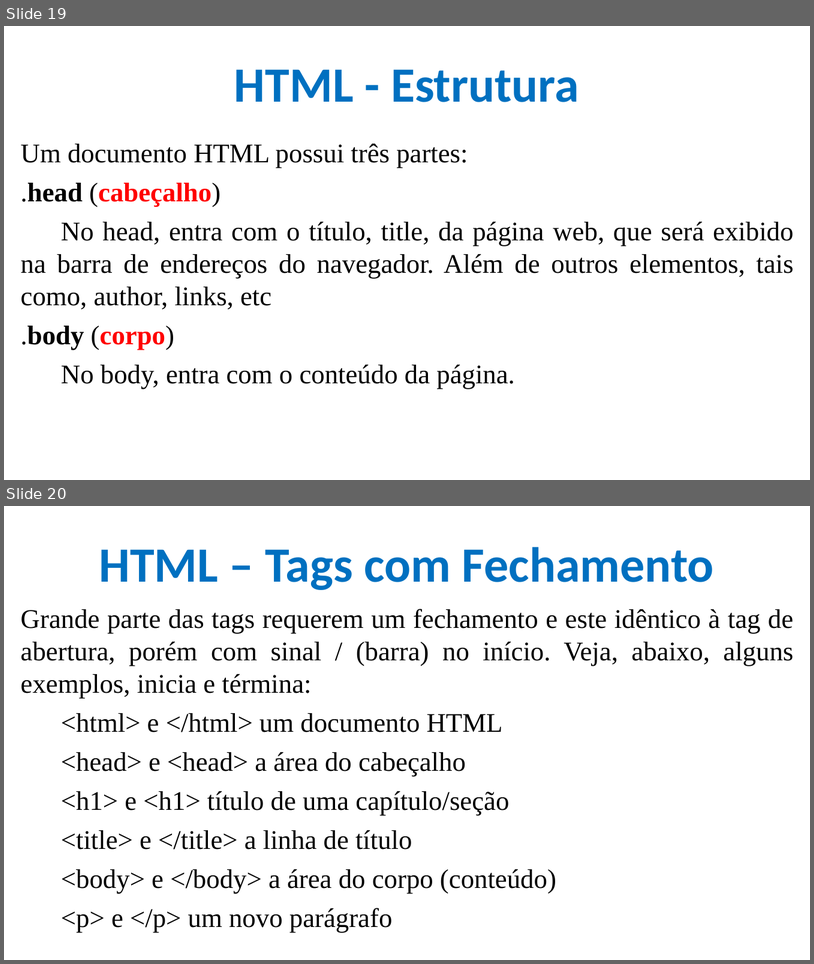
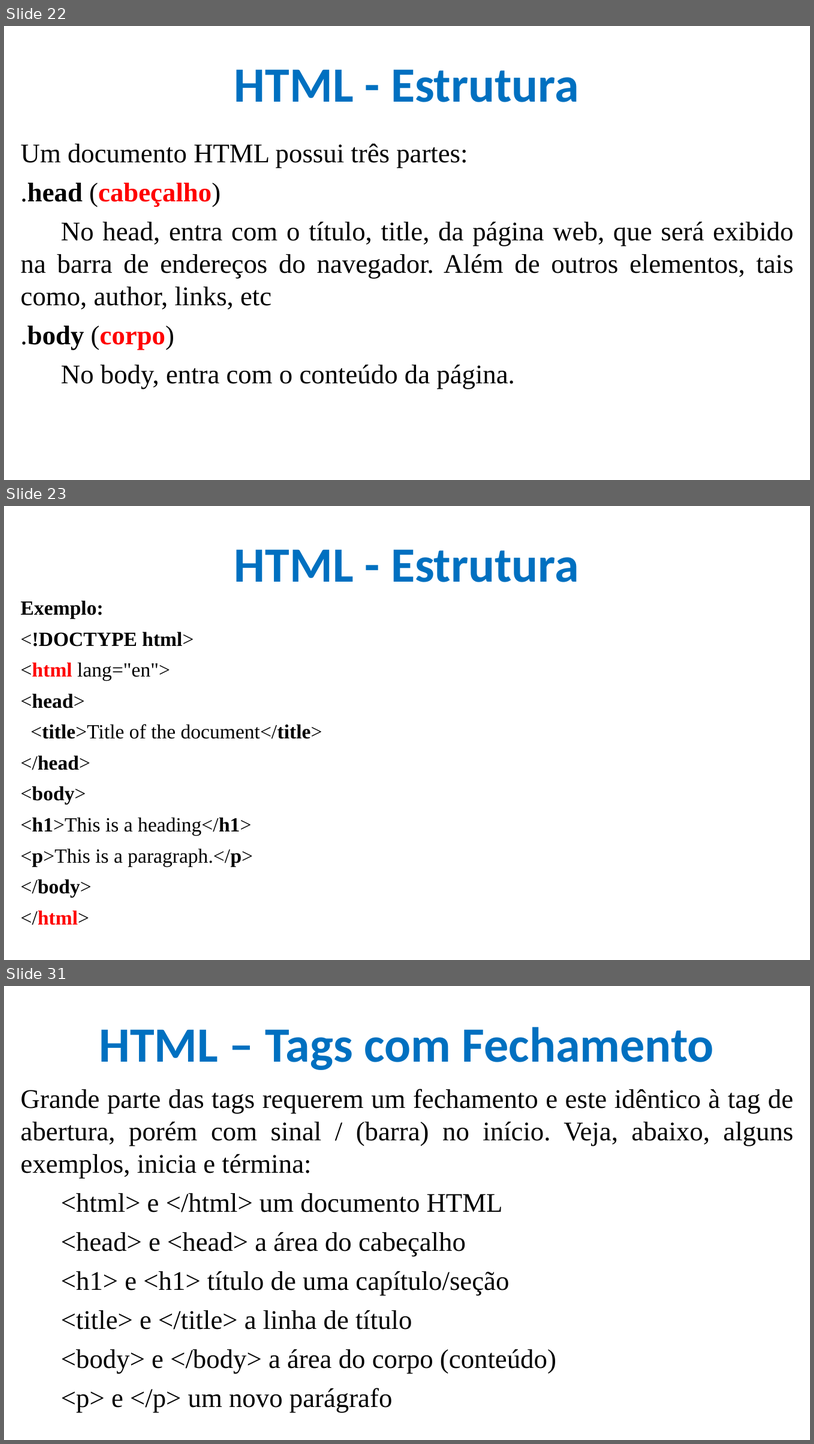
Before and after one commit to CloudEducationBrazil/WydenDesenvolvimentoWebPHP, a slide deck: 01 Classes/Aula 02, 03, 04 Desenvolvimento Web Caracterização - HTML.pptx. Shown one above the other, each under a label of ours: slides 19 and 20 before the commit, slides 22, 23 and 31 after it; the slides between them are not shown. The pictures are 814x964 and 814x1444 pixels, drawn with LibreOffice and Linux fonts; fonts in the diff are those of the drawing; background and template pictures are left out. Boxes give left, top, right and bottom in pixels: in the first picture for what was removed or moved away, otherwise in the second. Text is boxed around its words. In the diff, an @@ line names an element or a change of style, - is before the commit and + after.

```diff
--- a/01 Classes/Aula 02, 03, 04 Desenvolvimento Web Caracterização - HTML.pptx
+++ b/01 Classes/Aula 02, 03, 04 Desenvolvimento Web Caracterização - HTML.pptx
@@ slide 23 added at (4, 506, 810, 960), background picture (left out) @@
@@ title added at (234, 549, 579, 582), 44 pt, text #0070C0, bold @@
+HTML - Estrutura
@@ text added at (21, 600, 323, 925), 18 pt, text #000000 @@
+Exemplo:
+<!DOCTYPE html>
+<html lang="en">
+<head>
+<title>Title of the document</title>
+</head>
+<body>
+<h1>This is a heading</h1>
+<p>This is a paragraph.</p>
+</body>
+</html>
@@ what was slide 19 is now slide 22 @@
@@ what was slide 20 is now slide 31 @@
```
Also in this commit, not shown: 2 slides changed, 12 other slides added.
